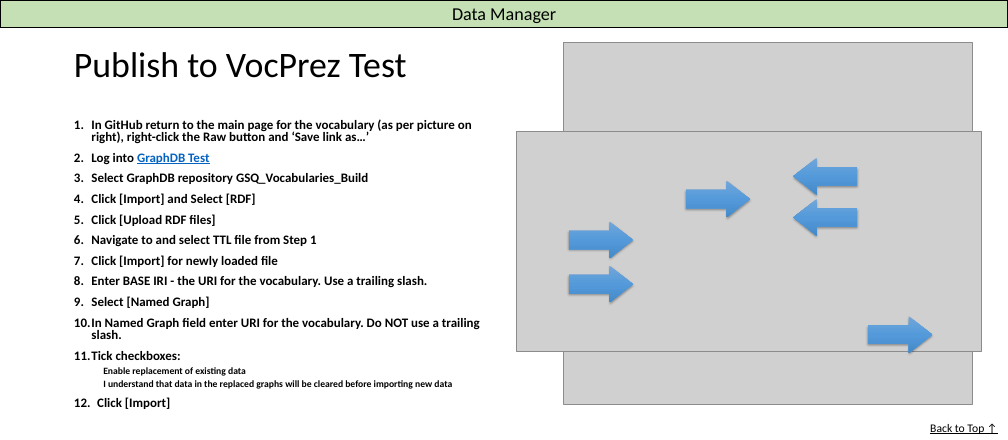
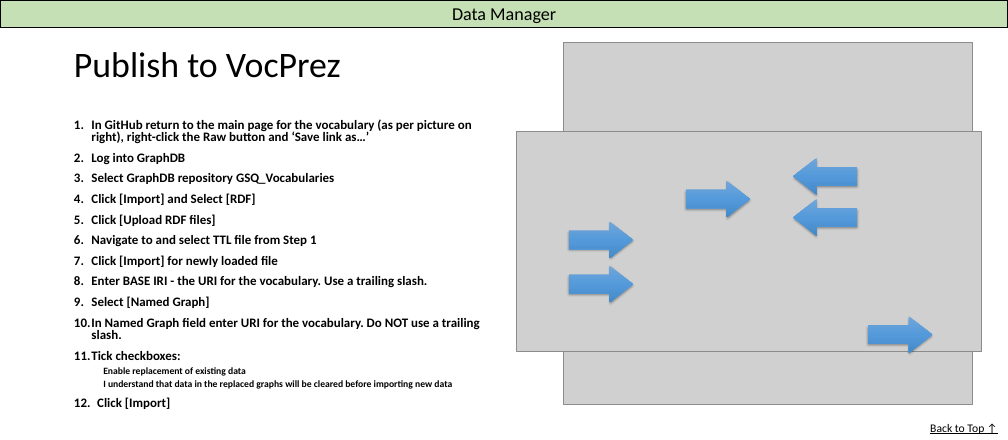
Before and after one commit to geological-survey-of-queensland/vocabularies, a slide deck: slide 20 of templates/Vocabulary Workflow.pptx. Drawn at 1008x440 pixels with LibreOffice and Linux fonts; fonts in the diff are those of the drawing; grey boxes stand for pictures. Boxes give left, top, right and bottom in pixels: in the first picture for what was removed or moved away, otherwise in the second. Text is boxed around its words. In the diff, an @@ line names an element or a change of style, - is before the commit and + after.

```diff
--- a/templates/Vocabulary Workflow.pptx
+++ b/templates/Vocabulary Workflow.pptx
@@ title at (74, 52, 341, 78): text changed @@
-Publish to VocPrez Test
+Publish to VocPrez
@@ text at (91, 153, 334, 184): text changed @@
-2. Log into GraphDB Test
-3. Select GraphDB repository GSQ_Vocabularies_Build
+2. Log into GraphDB
+3. Select GraphDB repository GSQ_Vocabularies
```
Also in this commit, not shown: 10 other slides changed, 3 slides removed.
